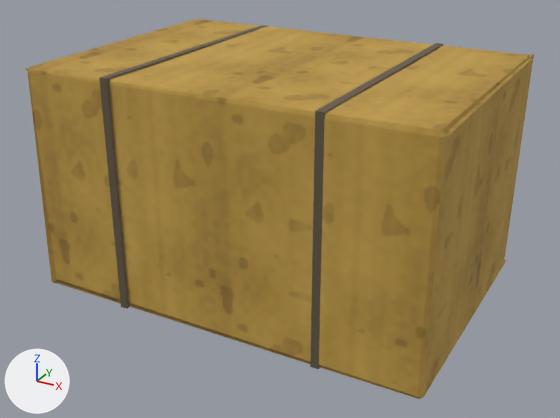
One commit to the glTF model blender/exports/rustic/golden_hay_bale.glb: the scene before it, then after it.
Both versions are drawn from a 50 mm camera at (1.118, -2.073, 1.265) aimed at (0.007, -0.054, 0.256). Every picture has the same lights, and +X, +Y and +Z are marked at lower left. The picture after the commit comes second. Vertices at exactly the same position are counted once.

Names of what the first picture shows: 'GoldenHayBale'.
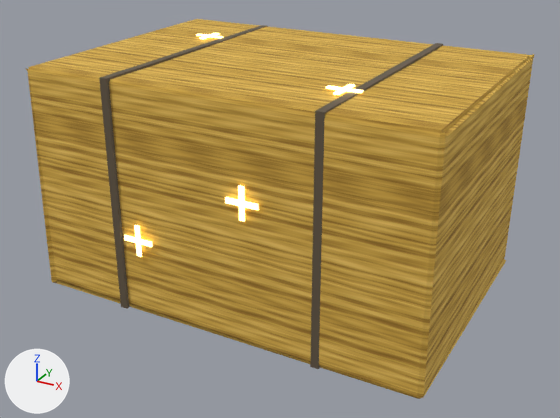
Pixel boxes [x1, y1, x2, y2] of what changed, in the pictures (560 x 418 px):
```json
{"part": 1, "of": "me_goldenhaybale", "change": "added", "after": [196, 33, 223, 39]}
{"part": 2, "of": "me_goldenhaybale", "change": "added", "after": [199, 32, 220, 40]}
{"part": 3, "of": "me_goldenhaybale", "change": "added", "after": [326, 85, 364, 94]}
{"part": 4, "of": "me_goldenhaybale", "change": "added", "after": [333, 84, 355, 95]}
{"part": 5, "of": "me_goldenhaybale", "change": "added", "after": [225, 197, 259, 211]}
{"part": 6, "of": "me_goldenhaybale", "change": "added", "after": [238, 185, 245, 222]}
{"part": 7, "of": "me_goldenhaybale", "change": "added", "after": [124, 235, 153, 247]}
{"part": 8, "of": "me_goldenhaybale", "change": "added", "after": [134, 225, 142, 257]}
{"part": 9, "of": "me_goldenhaybale", "change": "recoloured", "before": [25, 19, 535, 397], "after": [25, 19, 535, 397]}
```

Edits to the scene script, one JSON object a line:
```json
{"op": "add", "block": "img_rustic_hay_gold", "code": ["img_rustic_hay_gold = load_image('rustic_hay_gold', '_unpacked/rustic_hay_gold', 256, 256, 'sRGB')"]}
{"op": "add", "block": "mat_glint", "code": ["mat_glint = bpy.data.materials.new('glint')", "# nodes: BsdfPrincipled, Mix, OutputMaterial, VertexColor", "# colours: yellow #ffe599, beige #ffedb3, mixed with the vertex colours"]}
{"op": "add", "block": "mat_rustic_hay_gold", "code": ["mat_rustic_hay_gold = bpy.data.materials.new('rustic_hay_gold')", "# uses the picture img_rustic_hay_gold"]}
{"block": "me_goldenhaybale", "where": "# used by ob_goldenhaybale; location = (0.0, 0.0, 0.364)"}
{"op": "remove", "block": "me_goldenhaybale", "code": "me_goldenhaybale.from_pydata(...)  # 72 vertices, 132 faces; spans x -0.648..0.649, y -0.456..0.454, z -0.372..0.368"}
{"op": "add", "block": "me_goldenhaybale", "code": "me_goldenhaybale.from_pydata(...)  # 136 vertices, 228 faces; spans x -0.648..0.649, y -0.459..0.454, z -0.372..0.375"}
{"block": "me_goldenhaybale", "change": "me_goldenhaybale part 1: a new loose piece, a box spanning x -0.4424..-0.3416, y 0.1596..0.1764, z 0.3696..0.3752, in mat_glint"}
{"block": "me_goldenhaybale", "change": "me_goldenhaybale part 2: a new loose piece, a box spanning x -0.4004..-0.3836, y 0.1176..0.2184, z 0.3696..0.3752, in mat_glint"}
{"block": "me_goldenhaybale", "change": "me_goldenhaybale part 3: a new loose piece, a box spanning x 0.2576..0.3584, y -0.2604..-0.2436, z 0.3696..0.3752, in mat_glint"}
{"block": "me_goldenhaybale", "change": "me_goldenhaybale part 4: a new loose piece, a box spanning x 0.2996..0.3164, y -0.3024..-0.2016, z 0.3696..0.3752, in mat_glint"}
{"block": "me_goldenhaybale", "change": "me_goldenhaybale part 5: a new loose piece, a box spanning x 0.0616..0.1624, y -0.4592..-0.4536, z 0.0756..0.0924, in mat_glint"}
{"block": "me_goldenhaybale", "change": "me_goldenhaybale part 6: a new loose piece, a box spanning x 0.1036..0.1204, y -0.4592..-0.4536, z 0.0336..0.1344, in mat_glint"}
{"block": "me_goldenhaybale", "change": "me_goldenhaybale part 7: a new loose piece, a box spanning x -0.3024..-0.2016, y -0.4592..-0.4536, z -0.1204..-0.1036, in mat_glint"}
{"block": "me_goldenhaybale", "change": "me_goldenhaybale part 8: a new loose piece, a box spanning x -0.2604..-0.2436, y -0.4592..-0.4536, z -0.1624..-0.0616, in mat_glint"}
{"block": "me_goldenhaybale", "change": "me_goldenhaybale part 9: 108 faces spanning x -0.648..0.649, y -0.456..0.454, z -0.372..0.368 switch from mat_rustic_paint_yellow to mat_rustic_hay_gold"}
{"op": "add", "block": "me_goldenhaybale", "code": "me_goldenhaybale.materials.append(mat_glint)"}
```
